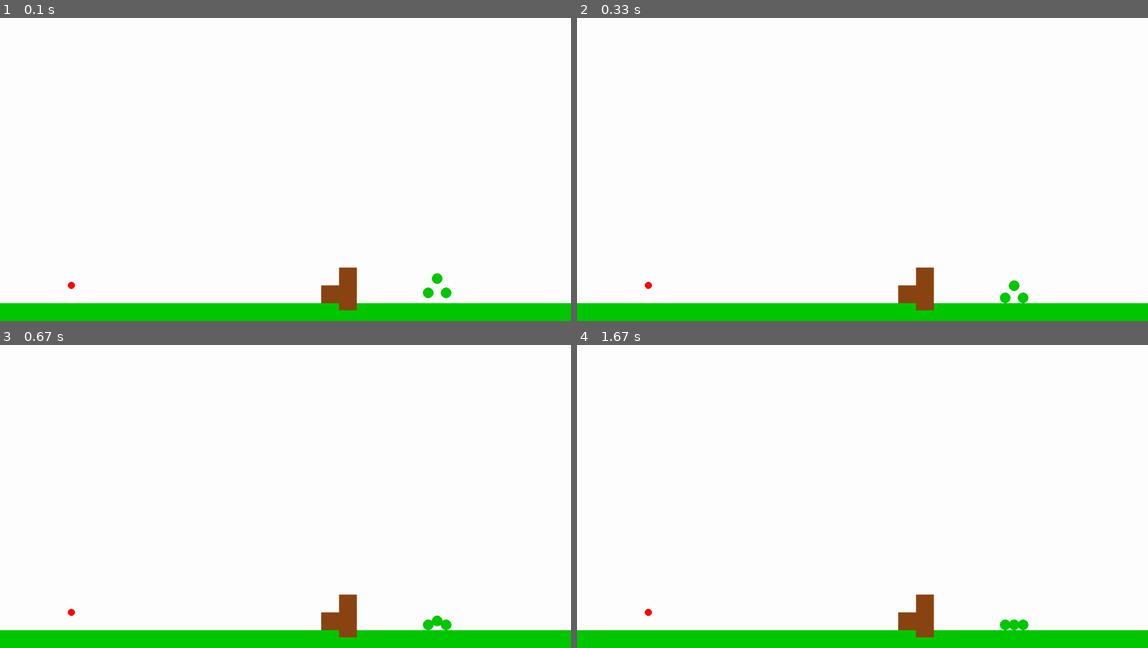
Above: before the commit, frames 1-4 (two rows, left to right).
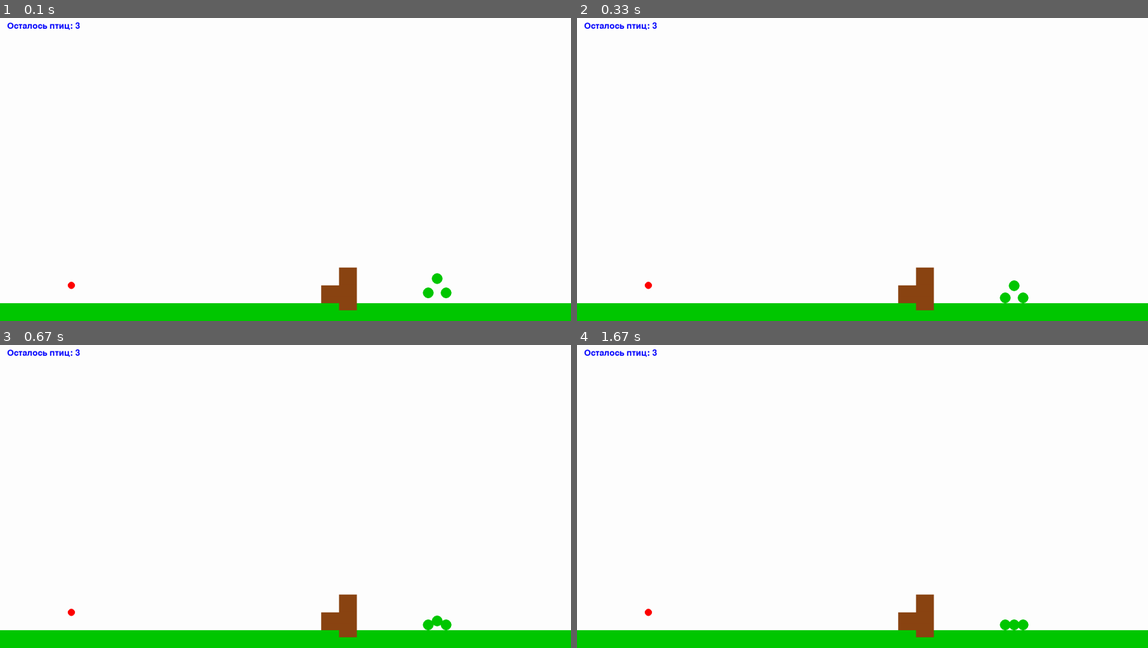
Above: after the commit, the same moments.

Repository: BeesKnigh/PyGame_Trigonometry
Game: pygame game, started from main.py
Two runs of this game, one before a commit and one after it. Both use one fixed random seed, a clock stepped at 60 frames per second and the inputs below.
Inputs (mouse positions are in pixels of both pictures, inside the frame that each line leads up to):
- Up to frame 1 (0.1 s): no input
- Up to frame 2 (0.33 s): no input
- Up to frame 3 (0.67 s): hold R from 0.33 s (still down)
- Up to frame 4 (1.67 s): release R at 0.8 s; press the mouse at (931, 514) at 0.87 s; move the mouse to (822, 441) at 0.97 s; release the mouse at (714, 369) at 1.1 s

The runs differ from the first frame. In frame 1, 0.2% of the frame differs, in the area x 1-14%, y 1-4%; in frame 2, 0.2%; in frame 3, 0.2%; in frame 4, 0.2%.

Commit message:
Реализована обработка смещения камеры и обновленны методы прорисовки препятствий, птиц и свиней.

Diff:
--- /dev/null
+++ b/game_modules/camera.py
@@ -0,0 +1,15 @@
+class Camera:
+    def __init__(self, follow_margin=200):
+        self.follow_margin = follow_margin
+
+    def get_offset(self, bird):
+        """
+        Возвращает смещение камеры в зависимости от состояния птицы.
+        Если птица запущена – камера следует за ней,
+        иначе камера зафиксирована на рогатке (начальной позиции птицы).
+        """
+        if bird.launched:
+            offset_x = bird.pos[0] - self.follow_margin
+        else:
+            offset_x = bird.start_pos[0] - self.follow_margin
+        return (offset_x, 0)
--- a/main.py
+++ b/main.py
@@ -1,11 +1,16 @@
 import sys
 import math
 import pygame
-from settings import WIDTH, HEIGHT, GROUND_Y, WHITE, BLACK, RED, GREEN, BLUE, BROWN, START_POS, BIRD_RADIUS, BREAK_THRESHOLD, RESTITUTION
+from settings import (
+    WIDTH, HEIGHT, GROUND_Y, WHITE, BLACK, RED, GREEN, BLUE, BROWN,
+    START_POS, BIRD_RADIUS, BREAK_THRESHOLD, RESTITUTION,
+    OBSTACLE_SLOWDOWN_FACTOR
+)
 from utils import circle_collision, circle_rect_collision
 from objects.bird import Bird
 from objects.pig import Pig
 from objects.obstacle import Obstacle
+from game_modules.camera import Camera
 
 pygame.init()
 screen = pygame.display.set_mode((WIDTH, HEIGHT))
@@ -13,117 +18,168 @@
 clock = pygame.time.Clock()
 font = pygame.font.SysFont(None, 36)
 
-# Создаем объекты птицы, свиней и препятствий
-bird = Bird(START_POS, BIRD_RADIUS, RED)
+camera = Camera(follow_margin=200)
 
+# Список птиц
+birds = [
+    Bird(START_POS, BIRD_RADIUS, RED),
+    Bird(START_POS, BIRD_RADIUS, (255, 100, 0)),
+    Bird(START_POS, BIRD_RADIUS, (200, 0, 0))
+]
+current_bird_index = 0
+current_bird = birds[current_bird_index]
+
+# Список свиней
 pigs = [
     Pig([1200, 820], 15, GREEN),
     Pig([1250, 820], 15, GREEN),
     Pig([1225, 780], 15, GREEN)
 ]
 
+# Список препятствий
 obstacles = [
     Obstacle(pygame.Rect(900, 800, 50, 50), 100, BROWN),
     Obstacle(pygame.Rect(950, 750, 50, 120), 150, BROWN)
 ]
 
+game_over = False
 running = True
+
 while running:
-    dt = clock.tick(60) / 1000.0  # Время между кадрами (в секундах)
+    dt = clock.tick(60) / 1000.0
+    camera_offset = camera.get_offset(current_bird) if current_bird else (0, 0)
 
     for event in pygame.event.get():
         if event.type == pygame.QUIT:
             running = False
 
-        # Начало перетаскивания птицы
-        if event.type == pygame.MOUSEBUTTONDOWN:
-            mouse_pos = pygame.mouse.get_pos()
-            if math.hypot(mouse_pos[0] - bird.pos[0], mouse_pos[1] - bird.pos[1]) < bird.radius:
-                bird.dragging = True
-                bird.launched = False
+        # Начало перетаскивания – только если птица еще не была запущена
+        if event.type == pygame.MOUSEBUTTONDOWN and not game_over and current_bird:
+            if not current_bird.launched:  # <-- проверяем, что птица еще не запущена
+                mouse_pos = pygame.mouse.get_pos()
+                adjusted_mouse_pos = (mouse_pos[0] + camera_offset[0], mouse_pos[1])
+                # Проверяем, попали ли мы в круг птицы
+                if math.hypot(adjusted_mouse_pos[0] - current_bird.pos[0],
+                              adjusted_mouse_pos[1] - current_bird.pos[1]) < current_bird.radius:
+                    current_bird.dragging = True
 
         # Отпускание мыши – запуск птицы
-        if event.type == pygame.MOUSEBUTTONUP:
-            if bird.dragging:
-                bird.dragging = False
-                mouse_pos = pygame.mouse.get_pos()
-                bird.launch(mouse_pos)
+        if event.type == pygame.MOUSEBUTTONUP and not game_over and current_bird and current_bird.dragging:
+            current_bird.dragging = False
+            mouse_pos = pygame.mouse.get_pos()
+            adjusted_mouse_pos = (mouse_pos[0] + camera_offset[0], mouse_pos[1])
+            current_bird.launch(adjusted_mouse_pos)
 
-        # Сброс игры – клавиша R
+        # Сброс (R)
         if event.type == pygame.KEYDOWN:
             if event.key == pygame.K_r:
-                bird.reset()
+                for bird in birds:
+                    bird.reset()
+                current_bird_index = 0
+                current_bird = birds[current_bird_index]
                 for pig in pigs:
                     pig.reset()
                 obstacles = [
                     Obstacle(pygame.Rect(900, 800, 50, 50), 100, BROWN),
                     Obstacle(pygame.Rect(950, 750, 50, 120), 150, BROWN)
                 ]
+                game_over = False
 
-    # Пока птица перетаскивается, она следует за курсором
-    if bird.dragging:
-        bird.pos = list(pygame.mouse.get_pos())
+    # Если птица перетаскивается, обновляем её позицию
+    if current_bird and current_bird.dragging:
+        mouse_pos = pygame.mouse.get_pos()
+        adjusted_mouse_pos = (mouse_pos[0] + camera_offset[0], mouse_pos[1])
+        current_bird.pos = list(adjusted_mouse_pos)
 
-    # Обновляем физику свиней: они реагируют на гравитацию и "падают"
+    # Обновление свиней
     for pig in pigs:
         pig.update(dt)
 
-    # Проверка завершения уровня: все свиньи уничтожены
     level_complete = all(not pig.alive for pig in pigs)
 
-    # Обновляем физику птицы, если она запущена и уровень не завершён
-    if bird.launched and not level_complete:
-        bird.update(dt)
+    # Полёт птицы
+    if current_bird and current_bird.launched and not level_complete and not game_over:
+        current_bird.update(dt)
 
-        # Проверка столкновений с препятствиями
+        # Столкновения с препятствиями
         for obstacle in obstacles[:]:
-            if circle_rect_collision(bird.pos[0], bird.pos[1], bird.radius, obstacle.rect):
-                impact_speed = math.hypot(bird.vx, bird.vy)
+            if circle_rect_collision(current_bird.pos[0], current_bird.pos[1], current_bird.radius, obstacle.rect):
+                impact_speed = math.hypot(current_bird.vx, current_bird.vy)
                 if impact_speed > BREAK_THRESHOLD:
                     obstacle.health -= impact_speed * 0.1
                     if obstacle.is_destroyed():
                         obstacles.remove(obstacle)
                 else:
-                    bird.vx = -bird.vx * RESTITUTION
-                    bird.vy = -bird.vy * RESTITUTION
+                    current_bird.vx = -current_bird.vx * RESTITUTION
+                    current_bird.vy = -current_bird.vy * RESTITUTION
 
-        # Проверка столкновений со свиньями
+                # Замедляем птицу
+                current_bird.vx *= OBSTACLE_SLOWDOWN_FACTOR
+                current_bird.vy *= OBSTACLE_SLOWDOWN_FACTOR
+
+        # Столкновения со свиньями
         for pig in pigs:
-            if pig.alive and circle_collision(bird.pos[0], bird.pos[1], bird.radius,
-                                               pig.pos[0], pig.pos[1], pig.radius):
+            if pig.alive and circle_collision(
+                current_bird.pos[0], current_bird.pos[1], current_bird.radius,
+                pig.pos[0], pig.pos[1], pig.radius
+            ):
                 pig.alive = False
-                # При столкновении со свиньей скорость птицы не изменяется
 
-    # Отрисовка
+        # Если птица остановилась
+        if abs(current_bird.vx) < 5 and abs(current_bird.vy) < 5:
+            current_bird_index += 1
+            if current_bird_index < len(birds):
+                current_bird = birds[current_bird_index]
+            else:
+                game_over = True
+                current_bird = None
+
+    # Рисуем фон
     screen.fill(WHITE)
-    pygame.draw.rect(screen, GREEN, (0, GROUND_Y, WIDTH, HEIGHT - GROUND_Y))  # Земля
 
-    # Рисуем препятствия
+    # «Бесконечная» земля
+    ground_x = -10_000
+    ground_width = 20_000
+    pygame.draw.rect(
+        screen,
+        GREEN,
+        (ground_x - camera_offset[0], GROUND_Y, ground_width, HEIGHT - GROUND_Y)
+    )
+
+    # Отрисовка препятствий, свиней и птицы
     for obstacle in obstacles:
-        obstacle.draw(screen)
+        obstacle.draw(screen, camera_offset)
+    for pig in pigs:
+        pig.draw(screen, camera_offset)
+    if current_bird:
+        current_bird.draw(screen, camera_offset)
 
-    # Рисуем свиней
-    for pig in pigs:
-        pig.draw(screen)
-
-    # Если птица перетаскивается, рисуем линию рогатки и отображаем угол выстрела
-    if bird.dragging:
+    # Линия рогатки и угол
+    if current_bird and current_bird.dragging:
         mouse_pos = pygame.mouse.get_pos()
-        pygame.draw.line(screen, BLACK, bird.start_pos, mouse_pos, 3)
-        dx = bird.start_pos[0] - mouse_pos[0]
-        dy = bird.start_pos[1] - mouse_pos[1]
+        pygame.draw.line(screen, BLACK,
+                         (current_bird.start_pos[0] - camera_offset[0], current_bird.start_pos[1]),
+                         mouse_pos, 3)
+        dx = current_bird.start_pos[0] - (mouse_pos[0] + camera_offset[0])
+        dy = current_bird.start_pos[1] - mouse_pos[1]
         angle = math.atan2(dy, dx)
         angle_text = font.render(f"Угол: {math.degrees(angle):.1f}°", True, BLUE)
         screen.blit(angle_text, (20, 20))
 
-    # Рисуем птицу
-    bird.draw(screen)
+    # Количество оставшихся птиц
+    remaining_birds = max(0, len(birds) - current_bird_index)
+    birds_text = font.render(f"Осталось птиц: {remaining_birds}", True, BLUE)
+    screen.blit(birds_text, (20, 60))
 
-    # Если уровень завершён, выводим сообщение
+    # Выводим сообщение о победе или поражении
     if level_complete:
         victory_text = font.render("Уровень пройден! Нажмите R для рестарта.", True, BLUE)
         screen.blit(victory_text, ((WIDTH - victory_text.get_width()) // 2,
                                    (HEIGHT - victory_text.get_height()) // 2))
+    elif game_over:
+        game_over_text = font.render("Вы проиграли! Нажмите R для рестарта.", True, BLUE)
+        screen.blit(game_over_text, ((WIDTH - game_over_text.get_width()) // 2,
+                                     (HEIGHT - game_over_text.get_height()) // 2))
 
     pygame.display.flip()
 
--- a/objects/bird.py
+++ b/objects/bird.py
@@ -22,7 +22,7 @@
         self.dragging = False
 
     def launch(self, mouse_pos):
-        """Запускает птицу, рассчитывая угол и силу выстрела."""
+        # Расчет направления и силы запуска на основе позиции мыши
         dx = self.start_pos[0] - mouse_pos[0]
         dy = self.start_pos[1] - mouse_pos[1]
         angle = math.atan2(dy, dx)
@@ -32,7 +32,6 @@
         self.launched = True
 
     def update(self, dt):
-        """Обновляет положение птицы с учетом физики."""
         if self.launched:
             self.pos[0] += self.vx * dt
             self.pos[1] += self.vy * dt
@@ -47,5 +46,7 @@
                 if abs(self.vx) < 10:
                     self.vx = 0
 
-    def draw(self, screen):
-        pygame.draw.circle(screen, self.color, (int(self.pos[0]), int(self.pos[1])), self.radius)
+    def draw(self, screen, offset=(0, 0)):
+        # Отрисовка с учетом смещения камеры
+        pos_on_screen = (int(self.pos[0] - offset[0]), int(self.pos[1] - offset[1]))
+        pygame.draw.circle(screen, self.color, pos_on_screen, self.radius)
--- a/objects/obstacle.py
+++ b/objects/obstacle.py
@@ -9,5 +9,7 @@
     def is_destroyed(self):
         return self.health <= 0
 
-    def draw(self, screen):
-        pygame.draw.rect(screen, self.color, self.rect)
+    def draw(self, screen, offset=(0, 0)):
+        # Применяем смещение к прямоугольнику препятствия
+        rect_with_offset = self.rect.move(-offset[0], -offset[1])
+        pygame.draw.rect(screen, self.color, rect_with_offset)
--- a/objects/pig.py
+++ b/objects/pig.py
@@ -3,31 +3,25 @@
 
 class Pig:
     def __init__(self, pos, radius, color):
-        # Преобразуем координаты в список, чтобы можно было изменять позицию
         self.pos = list(pos)
         self.radius = radius
         self.alive = True
         self.color = color
-        self.vy = 0  # Начальная вертикальная скорость
+        self.vy = 0
 
     def reset(self):
         self.alive = True
         self.vy = 0
 
     def update(self, dt):
-        """
-        Обновляем положение свиньи, чтобы она реагировала на гравитацию.
-        Если свинья не достигла земли, увеличиваем вертикальную скорость и изменяем координату Y.
-        Если свинья достигает земли, фиксируем её положение.
-        """
         if self.pos[1] < GROUND_Y - self.radius:
             self.vy += GRAVITY * dt
             self.pos[1] += self.vy * dt
         else:
             self.pos[1] = GROUND_Y - self.radius
-            # Можно сделать небольшой отскок, если требуется (иначе можно убрать)
             self.vy = -self.vy * RESTITUTION
 
-    def draw(self, screen):
+    def draw(self, screen, offset=(0, 0)):
         if self.alive:
-            pygame.draw.circle(screen, self.color, (int(self.pos[0]), int(self.pos[1])), self.radius)
+            pos_on_screen = (int(self.pos[0] - offset[0]), int(self.pos[1] - offset[1]))
+            pygame.draw.circle(screen, self.color, pos_on_screen, self.radius)
--- a/settings.py
+++ b/settings.py
@@ -15,6 +15,13 @@
 RESTITUTION = 0.7        # коэффициент упругости при столкновениях с землей/препятствиями
 BREAK_THRESHOLD = 200    # порог разрушения препятствия (по скорости удара)
 
+# Параметры препятствий
+"""
+Здесь значение 0.8 означает, что после столкновения скорость птицы будет умножаться на 0.8 (то есть уменьшаться на 20%).
+Можно менять это число, чтобы регулировать силу замедления (например, 0.5 для сильного замедления, 0.95 для слабого).
+"""
+OBSTACLE_SLOWDOWN_FACTOR = 0.8  # Насколько сильно замедляется птица при столкновении
+
 # Цвета (RGB)
 WHITE = (255, 255, 255)
 BLACK = (0, 0, 0)
